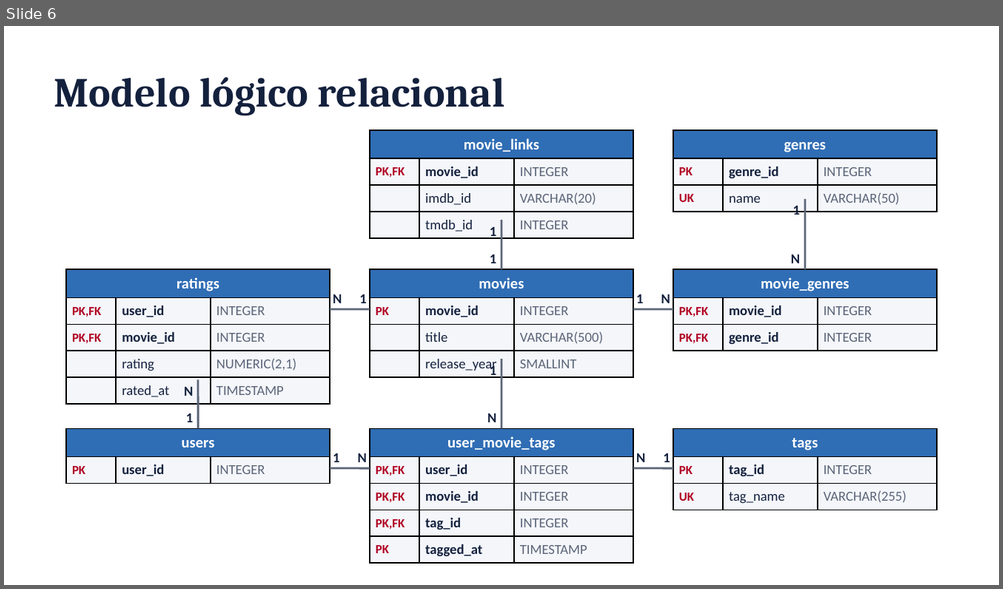
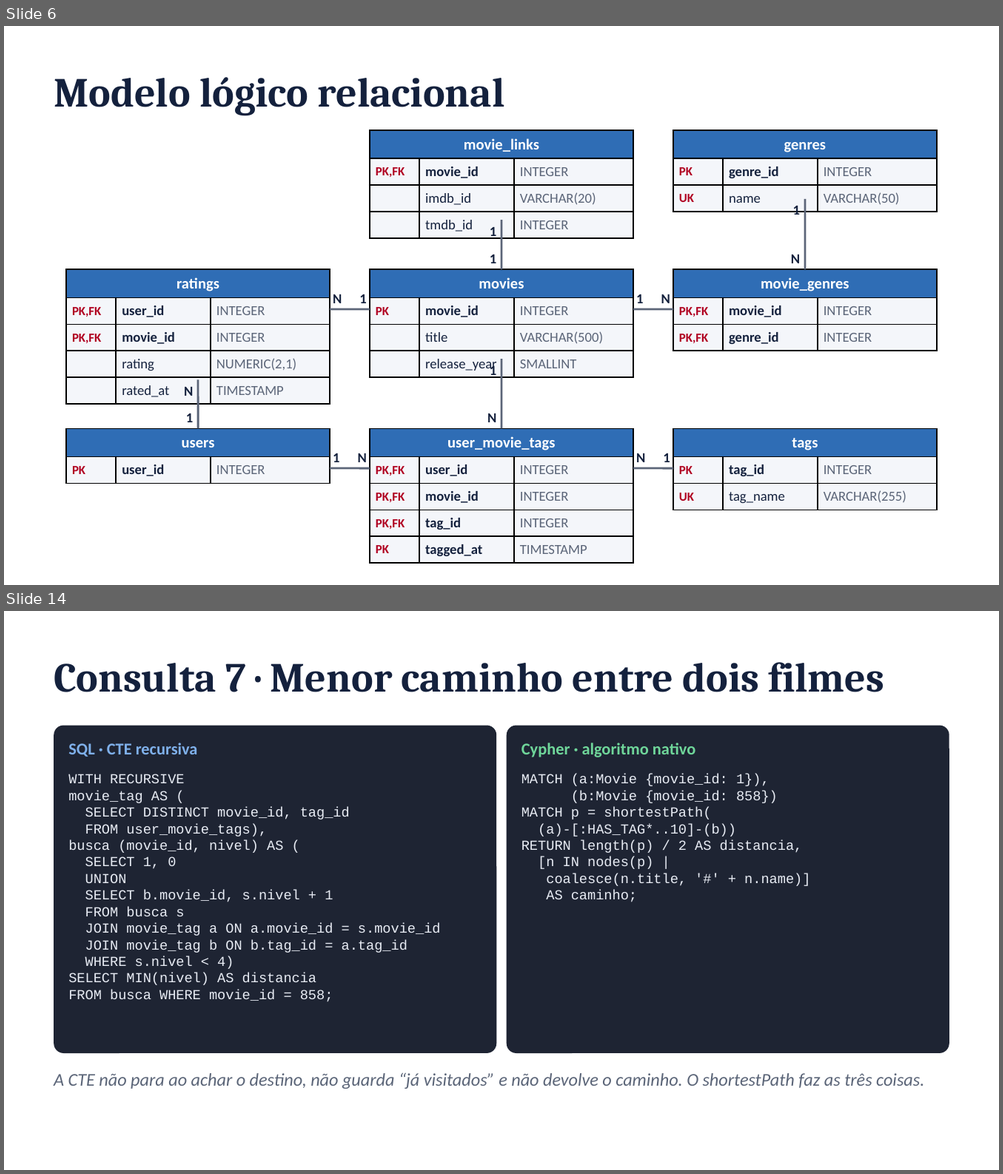
Before and after one commit to FineiasAntonio/BancoDeDados, a slide deck: docs/apresentacao.pptx. Shown one above the other, each under a label of ours: slide 6 before the commit, slides 6 and 14 after it; the slides between them are not shown. The pictures are 1003x589 and 1003x1174 pixels, drawn with LibreOffice and Linux fonts; fonts in the diff are those of the drawing. Boxes give left, top, right and bottom in pixels: in the first picture for what was removed or moved away, otherwise in the second. Text is boxed around its words. In the diff, an @@ line names an element or a change of style, - is before the commit and + after.

```diff
--- a/docs/apresentacao.pptx
+++ b/docs/apresentacao.pptx
@@ slide 14 added at box(4, 611, 999, 1170), background #FFFFFF @@
@@ text added at box(54, 662, 884, 692), 30 pt, text #14213D, bold @@
+Consulta 7 · Menor caminho entre dois filmes
@@ rounded rectangle added at box(54, 726, 496, 1054), fill #1E2433 @@
@@ text added at box(68, 743, 198, 757), 12 pt, text #7FB0EA, bold @@
+SQL · CTE recursiva
@@ rounded rectangle added at box(506, 726, 949, 1054), fill #1E2433 @@
@@ text added at box(521, 743, 695, 758), 12 pt, text #6FD69A, bold @@
+Cypher · algoritmo nativo
@@ text added at box(68, 774, 441, 1002), 10 pt, text #E8ECF4 @@
+WITH RECURSIVE
+movie_tag AS (
+SELECT DISTINCT movie_id, tag_id
+FROM user_movie_tags),
+busca (movie_id, nivel) AS (
+SELECT 1, 0
+UNION
+SELECT b.movie_id, s.nivel + 1
+FROM busca s
+JOIN movie_tag a ON a.movie_id = s.movie_id
+JOIN movie_tag b ON b.tag_id = a.tag_id
+WHERE s.nivel < 4)
+SELECT MIN(nivel) AS distancia
+FROM busca WHERE movie_id = 858;
@@ text added at box(521, 774, 810, 903), 10 pt, text #E8ECF4 @@
+MATCH (a:Movie {movie_id: 1}),
+(b:Movie {movie_id: 858})
+MATCH p = shortestPath(
+(a)-[:HAS_TAG*..10]-(b))
+RETURN length(p) / 2 AS distancia,
+[n IN nodes(p) |
+coalesce(n.title, '#' + n.name)]
+AS caminho;
@@ text added at box(54, 1073, 924, 1089), 13 pt, text #5B6578, italic @@
+A CTE não para ao achar o destino, não guarda “já visitados” e não devolve o caminho. O shortestPath faz as três coisas.
```
Also in this commit, not shown: 5 slides changed, 7 other slides added, 5 slides removed.
